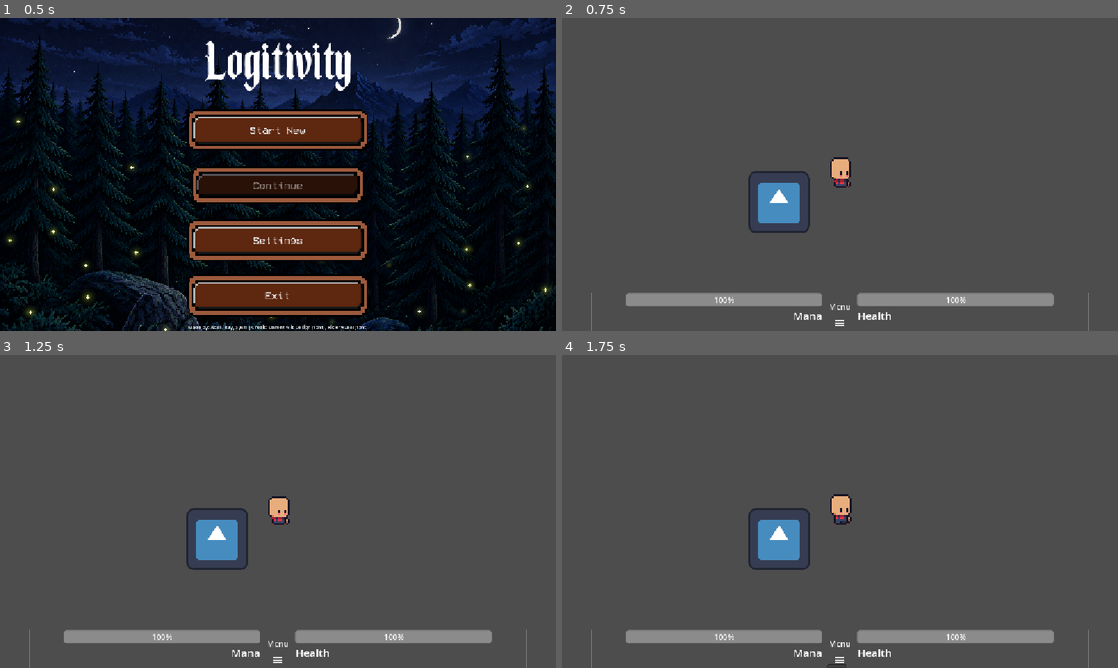
Above: before the commit, frames 1-4 (two rows, left to right).
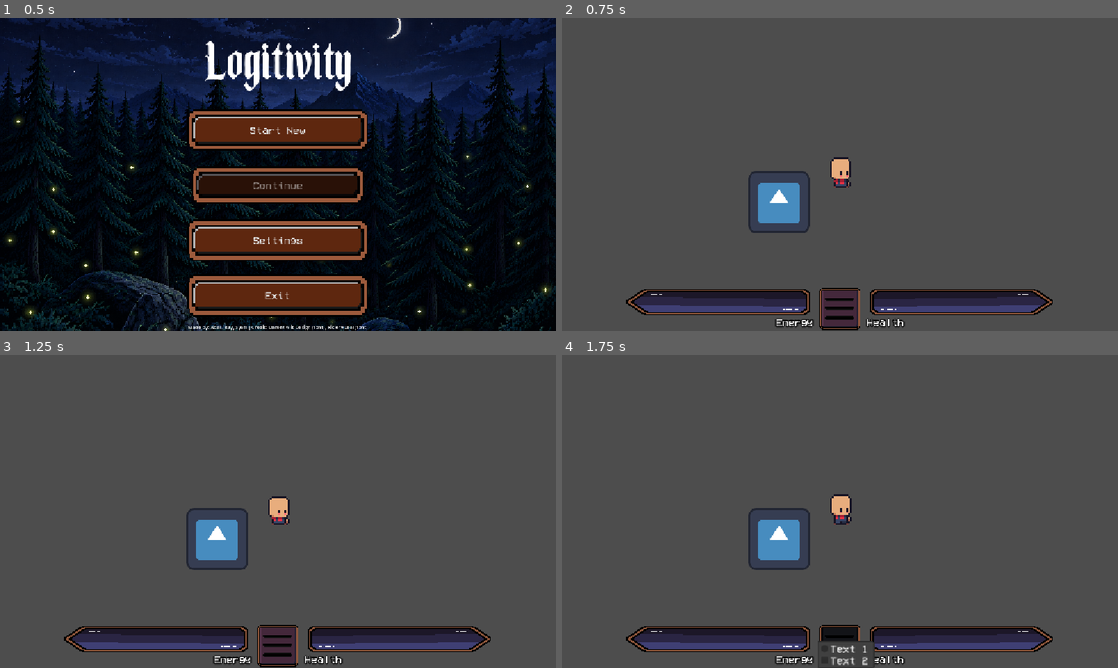
Above: after the commit, the same moments.

Repository: cgabas/logitivity
Game: Godot game, scene res://UI/mainmenu.tscn
The game is run twice, just before and just after one commit, with the same random seed, the same clock (stepped at 60 frames per second) and the same inputs. The engine's default icon, where the game draws it, is replaced by a stand-in: a white triangle on a blue panel in a dark square.
Inputs (mouse positions are in pixels of both pictures, inside the frame that each line leads up to; where the layout moved, square brackets give the same spot in the first picture):
- Up to frame 1 (0.5 s): no input
- Up to frame 2 (0.75 s): click "Start New" at 0.5 s
- Up to frame 3 (1.25 s): no input
- Up to frame 4 (1.75 s): click (840, 646) [840, 649] at 1.25 s

Frame 1 is identical in both runs. In frame 2, 6.8% of the frame differs, in the area x 5-95%, y 86-100%; in frame 3, 6.8%; in frame 4, 6.4%.

Commit message:
Saya dah refine indicator bar

Diff:
--- a/UI/caster.gd
+++ b/UI/caster.gd
@@ -2,13 +2,17 @@
 
 @onready var casterProgressBarTest: ProgressBar = $Indicator/manaVisual/casterProgressBar_TEST
 @onready var casterHealthProgressBarTest: ProgressBar = $Indicator/healthVisual/casterHealthProgressBar_TEST
+@onready var casterProgressBar: TextureProgressBar = $Indicator/manaVisual/casterProgressBar
+@onready var casterHealthProgressBar: TextureProgressBar = $Indicator/healthVisual/casterHealthProgressBar
+@onready var casterLabel: Label = $Indicator/manaVisual/casterLabel
 
 #MAKE THIS CASTER FOLLOWS THE CAMERA OR THE PLAYER INSTEAD
 func _ready() -> void:
-	pass
+	#display word mana if player class was mage, warrior otherwise
+	casterLabel.text = "Mana" if SaveManager.data["flags"]["isFromHogward"] else "Energy"
 
 # Called every frame. 'delta' is the elapsed time since the previous frame.
 func _process(delta: float) -> void:
 	#please make this only changing when an external variable wants to interfere
-	casterHealthProgressBarTest.value = SaveManager.data["player"]["health"]
-	casterProgressBarTest.value = SaveManager.data["player"]["caster"]
+	casterHealthProgressBar.value = SaveManager.data["player"]["health"]
+	casterProgressBar.value = SaveManager.data["player"]["caster"]
--- a/UI/caster.tscn
+++ b/UI/caster.tscn
@@ -2,7 +2,33 @@
 
 [ext_resource type="Script" uid="uid://c8qyekop8oyp5" path="res://UI/caster.gd" id="1_0y3vi"]
 [ext_resource type="LabelSettings" uid="uid://cj7xqwdbuj0t0" path="res://UI/fonts_setting/inGameFontUI_Indicator.tres" id="1_ahr1h"]
-[ext_resource type="Texture2D" uid="uid://cmj02axsptt1x" path="res://UI/icons/menu.png" id="3_0y3vi"]
+[ext_resource type="Texture2D" uid="uid://raa0coarslu" path="res://UI/texture/progress_bar_empty_L.png" id="2_i7q2p"]
+[ext_resource type="Texture2D" uid="uid://bcq1lj5p1qs0i" path="res://UI/texture/progress_bar_full_L.png" id="3_n1l2g"]
+[ext_resource type="Theme" uid="uid://ddxht2p0bukva" path="res://UI/fonts_setting/mainMenuConf.tres" id="5_m7ft1"]
+[ext_resource type="Texture2D" uid="uid://ddklc7pkg7efx" path="res://UI/texture/progress_bar_empty_R.png" id="6_m7ft1"]
+[ext_resource type="Texture2D" uid="uid://dlrmgjp2kclpj" path="res://UI/texture/menu_normal.png" id="6_uvpg0"]
+[ext_resource type="Texture2D" uid="uid://baaw5g62s54bc" path="res://UI/texture/menu_pressed.png" id="7_5u530"]
+[ext_resource type="Texture2D" uid="uid://cqfxjphal2sbx" path="res://UI/texture/progress_bar_full_R.png" id="7_uvpg0"]
+
+[sub_resource type="StyleBoxEmpty" id="StyleBoxEmpty_ts1j5"]
+
+[sub_resource type="StyleBoxEmpty" id="StyleBoxEmpty_k7hbp"]
+
+[sub_resource type="StyleBoxTexture" id="StyleBoxTexture_n1l2g"]
+texture = ExtResource("6_uvpg0")
+
+[sub_resource type="StyleBoxTexture" id="StyleBoxTexture_m7ft1"]
+texture = ExtResource("7_5u530")
+
+[sub_resource type="StyleBoxTexture" id="StyleBoxTexture_3rh7j"]
+texture = ExtResource("7_5u530")
+
+[sub_resource type="StyleBoxTexture" id="StyleBoxTexture_ms6qi"]
+texture = ExtResource("7_5u530")
+
+[sub_resource type="StyleBoxEmpty" id="StyleBoxEmpty_yfx53"]
+
+[sub_resource type="StyleBoxEmpty" id="StyleBoxEmpty_i7q2p"]
 
 [node name="CASTER" type="Control" unique_id=840094416]
 layout_mode = 3
@@ -29,33 +55,67 @@
 layout_mode = 2
 size_flags_horizontal = 3
 size_flags_stretch_ratio = 0.3
+theme_override_styles/separator = SubResource("StyleBoxEmpty_ts1j5")
 
 [node name="manaVisual" type="VBoxContainer" parent="Indicator" unique_id=1027358191]
 layout_mode = 2
 size_flags_horizontal = 3
 
+[node name="casterProgressBar" type="TextureProgressBar" parent="Indicator/manaVisual" unique_id=1831341630]
+layout_mode = 2
+nine_patch_stretch = true
+stretch_margin_top = 60
+texture_under = ExtResource("2_i7q2p")
+texture_progress = ExtResource("3_n1l2g")
+
 [node name="casterProgressBar_TEST" type="ProgressBar" parent="Indicator/manaVisual" unique_id=2126972789]
+visible = false
 layout_mode = 2
 
 [node name="casterLabel" type="Label" parent="Indicator/manaVisual" unique_id=176955966]
 layout_mode = 2
-text = "Mana"
+text = "Class"
 label_settings = ExtResource("1_ahr1h")
 horizontal_alignment = 2
 vertical_alignment = 1
 
+[node name="HSeparator" type="HSeparator" parent="Indicator/manaVisual" unique_id=1214946156]
+layout_mode = 2
+theme_override_styles/separator = SubResource("StyleBoxEmpty_k7hbp")
+
 [node name="MenuButton" type="MenuButton" parent="Indicator" unique_id=2027624920]
 layout_mode = 2
-text = "Menu"
-icon = ExtResource("3_0y3vi")
+theme = ExtResource("5_m7ft1")
+theme_override_styles/normal = SubResource("StyleBoxTexture_n1l2g")
+theme_override_styles/pressed = SubResource("StyleBoxTexture_m7ft1")
+theme_override_styles/hover = SubResource("StyleBoxTexture_3rh7j")
+theme_override_styles/disabled = SubResource("StyleBoxTexture_ms6qi")
+text = "       "
+flat = false
 icon_alignment = 1
 vertical_icon_alignment = 2
+expand_icon = true
+item_count = 2
+popup/item_0/text = "Text 1"
+popup/item_0/checkable = 2
+popup/item_0/id = 0
+popup/item_1/text = "Text 2"
+popup/item_1/checkable = 1
+popup/item_1/id = 1
 
 [node name="healthVisual" type="VBoxContainer" parent="Indicator" unique_id=1676051419]
 layout_mode = 2
 size_flags_horizontal = 3
 
+[node name="casterHealthProgressBar" type="TextureProgressBar" parent="Indicator/healthVisual" unique_id=1256025052]
+layout_mode = 2
+nine_patch_stretch = true
+stretch_margin_top = 60
+texture_under = ExtResource("6_m7ft1")
+texture_progress = ExtResource("7_uvpg0")
+
 [node name="casterHealthProgressBar_TEST" type="ProgressBar" parent="Indicator/healthVisual" unique_id=56960793]
+visible = false
 layout_mode = 2
 
 [node name="healthLabel" type="Label" parent="Indicator/healthVisual" unique_id=871293347]
@@ -64,7 +124,12 @@
 label_settings = ExtResource("1_ahr1h")
 vertical_alignment = 1
 
+[node name="HSeparator" type="HSeparator" parent="Indicator/healthVisual" unique_id=726246948]
+layout_mode = 2
+theme_override_styles/separator = SubResource("StyleBoxEmpty_yfx53")
+
 [node name="VSeparator3" type="VSeparator" parent="Indicator" unique_id=986529677]
 layout_mode = 2
 size_flags_horizontal = 3
 size_flags_stretch_ratio = 0.3
+theme_override_styles/separator = SubResource("StyleBoxEmpty_i7q2p")
--- a/UI/fonts_setting/inGameFontUI_Indicator.tres
+++ b/UI/fonts_setting/inGameFontUI_Indicator.tres
@@ -1,4 +1,9 @@
 [gd_resource type="LabelSettings" format=3 uid="uid://cj7xqwdbuj0t0"]
 
+[ext_resource type="FontFile" uid="uid://ce1jy480h71d0" path="res://UI/fonts_setting/VCR.ttf" id="1_ts1j5"]
+
 [resource]
+font = ExtResource("1_ts1j5")
 font_size = 22
+outline_size = 8
+outline_color = Color(0, 0, 0, 1)
Binary file added: UI/texture/menu_normal.png
Not shown, added: UI/texture/menu_normal.png.import
Binary file added: UI/texture/menu_pressed.png
Not shown, added: UI/texture/menu_pressed.png.import
Binary file added: UI/texture/progress_bar_empty_L.png
Not shown, added: UI/texture/progress_bar_empty_L.png.import
Binary file added: UI/texture/progress_bar_empty_R.png
Not shown, added: UI/texture/progress_bar_empty_R.png.import
Binary file added: UI/texture/progress_bar_full_L.png
Not shown, added: UI/texture/progress_bar_full_L.png.import
Binary file added: UI/texture/progress_bar_full_R.png
Not shown, added: UI/texture/progress_bar_full_R.png.import
